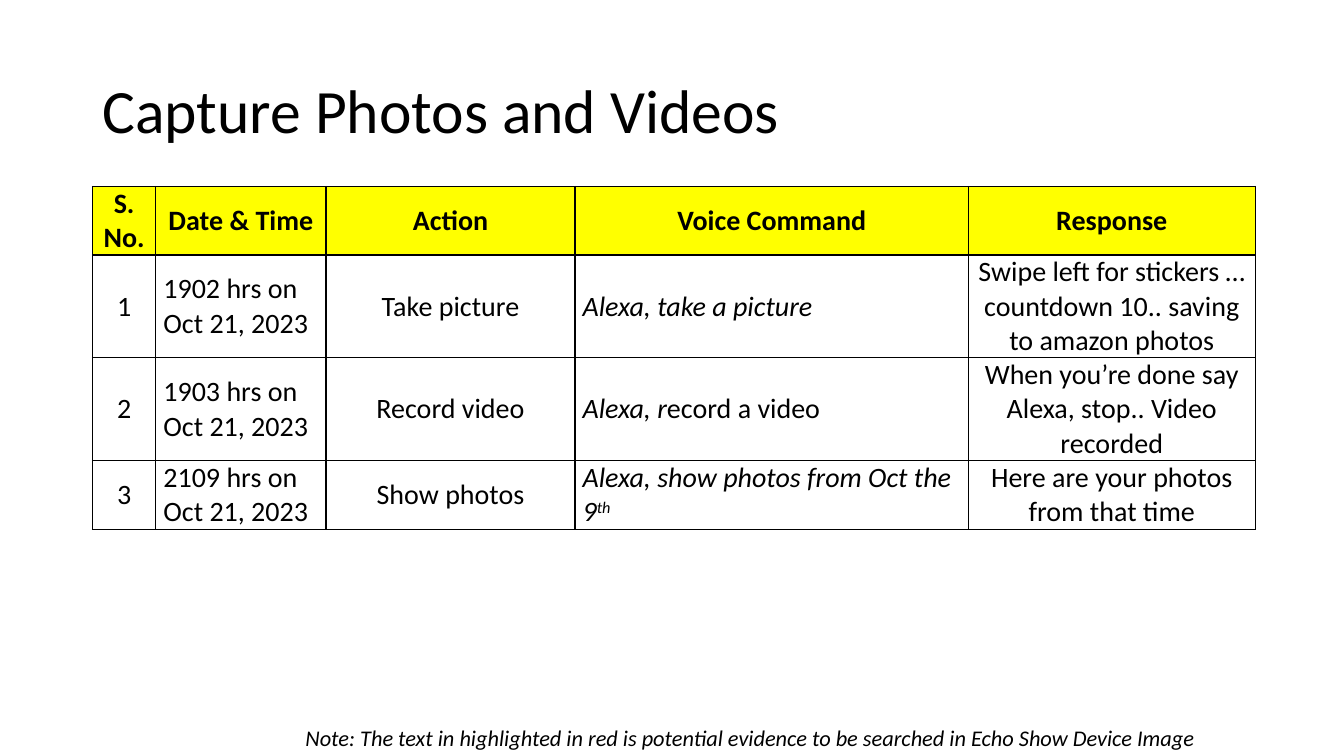
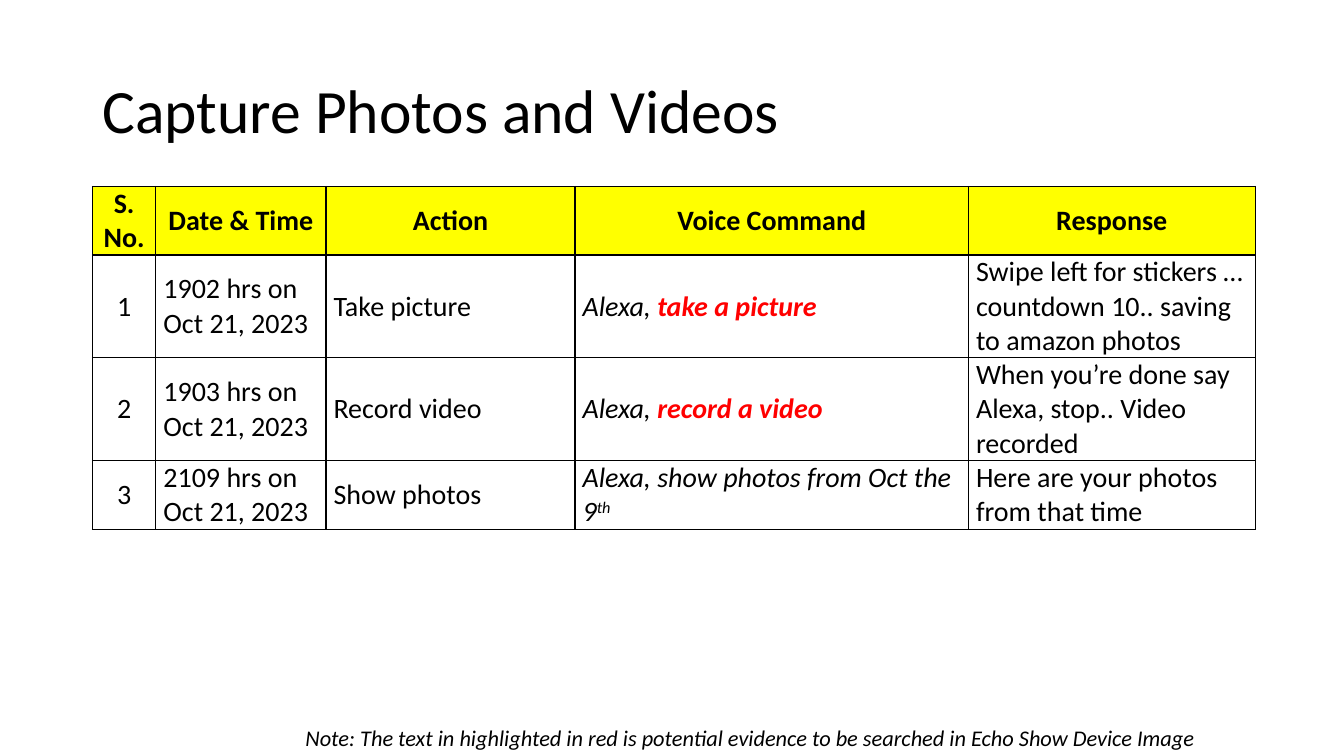
Before and after one commit to frankwxu/digital-forensics-lab, a slide deck: slide 9 of Echo_Device/ppts/1_Echo_Show_Evidence_Planting.pptx (slide 7 before the commit). Drawn at 1344x756 pixels with LibreOffice and Linux fonts; fonts in the diff are those of the drawing; background and template pictures are left out. Boxes give left, top, right and bottom in pixels: in the first picture for what was removed or moved away, otherwise in the second. Text is boxed around its words. In the diff, an @@ line names an element or a change of style, - is before the commit and + after.

```diff
--- a/Echo_Device/ppts/1_Echo_Show_Evidence_Planting.pptx
+++ b/Echo_Device/ppts/1_Echo_Show_Evidence_Planting.pptx
@@ table at <box>93,187,1255,529</box> @@
@@ text colour #000000 to #FF0000, bold on in "take a picture", "record a video" @@
@@ italic on in "record a video" @@
@@ alignment centre to left @@
```
Also in this commit, not shown: 9 other slides changed, 3 slides added, 3 other files.
